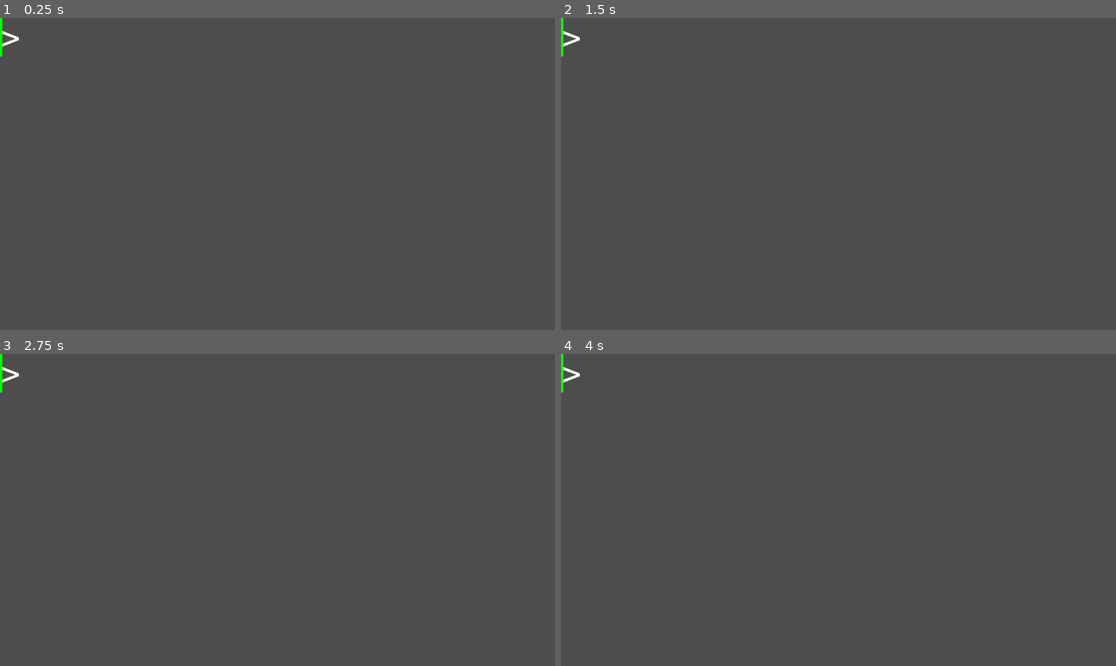
Above: before the commit, frames 1-4 (two rows, left to right).
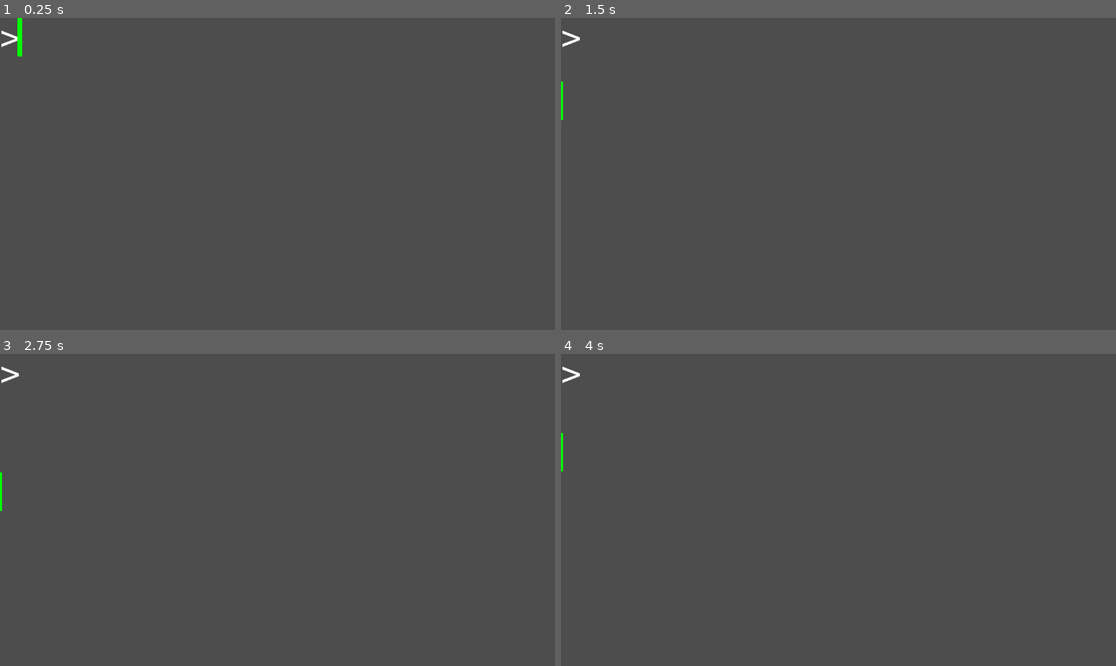
Above: after the commit, the same moments.

Repository: uprun/neon-lights-editor
Game: Godot game, scene res://scenes/canvas-ltd.tscn
The game is run twice, just before and just after one commit, with the same random seed, the same clock (stepped at 60 frames per second) and the same inputs.
Inputs (mouse positions are in pixels of both pictures, inside the frame that each line leads up to):
- Up to frame 1 (0.25 s): no input
- Up to frame 2 (1.5 s): tap Enter at 0.5, 1.35 s; move the mouse to (960, 158) at 0.52 s; hold Right 0.53-1.28 s; tap Backspace at 0.6 s; click (960, 158) at 0.67 s; tap Space at 1.25 s; move the mouse to (727, 189) at 1.27 s; hold Down from 1.28 s (still down)
- Up to frame 3 (2.75 s): tap Enter at 2 s; move the mouse to (333, 441) at 2.02 s; release Down at 2.03 s; hold Right from 2.03 s (still down); tap Backspace at 2.1 s
- Up to frame 4 (4 s): tap Space at 2.75 s; move the mouse to (810, 572) at 2.77 s; release Right at 2.78 s; hold Up 2.78-3.53 s; tap Enter at 2.85, 3.5 s; click (810, 572) at 2.92 s; move the mouse to (1005, 556) at 3.52 s; hold Left from 3.53 s (still down); tap Backspace at 3.6 s

The runs differ from the first frame. In frame 1, 0.2% of the frame differs, in the area x 0-5%, y 0-13%; in frame 2, 0.1%; in frame 3, 0.1%; in frame 4, 0.1%.
Error before the commit: Parse Error: Expected end of statement after signal declaration, found "Identifier" instead. (res://scenes/rocket-engine.gd:8)
Error after the commit: Attempt to call function 'get_further_side_position' in base 'null instance' on a null instance. (res://scenes/function-node.gd:46)

Commit message:
2024-12-09--22h51m53s

Diff:
--- a/scenes/Manhattan-rocket-engine.gd
+++ b/scenes/Manhattan-rocket-engine.gd
@@ -1,6 +1,6 @@
 extends "res://scenes/rocket-engine.gd"
 
-override signal request_to_shift_position(shift)
+signal request_to_shift_position(shift)
 
 # Called when the node enters the scene tree for the first time.
 func _ready():
--- a/scenes/rocket-engine.gd
+++ b/scenes/rocket-engine.gd
@@ -5,7 +5,7 @@
 
 signal destination_reached
 
-signal virtual request_to_shift_position(shift)
+signal request_to_shift_position(shift)
 signal request_to_set_position(another_position)
 
 func _ready():
